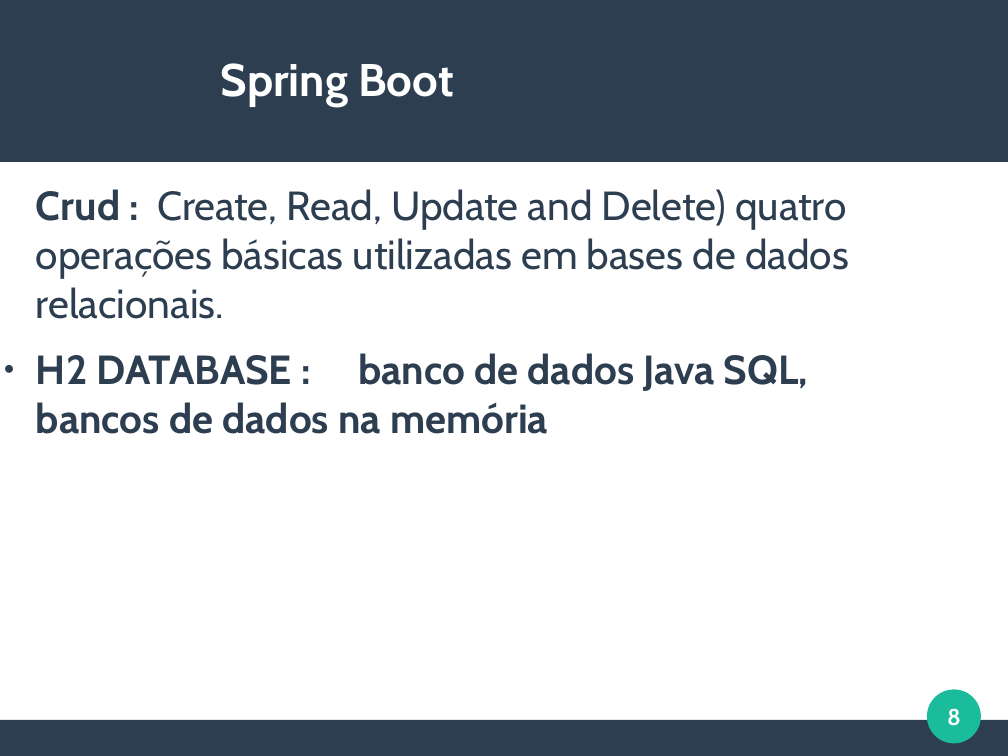
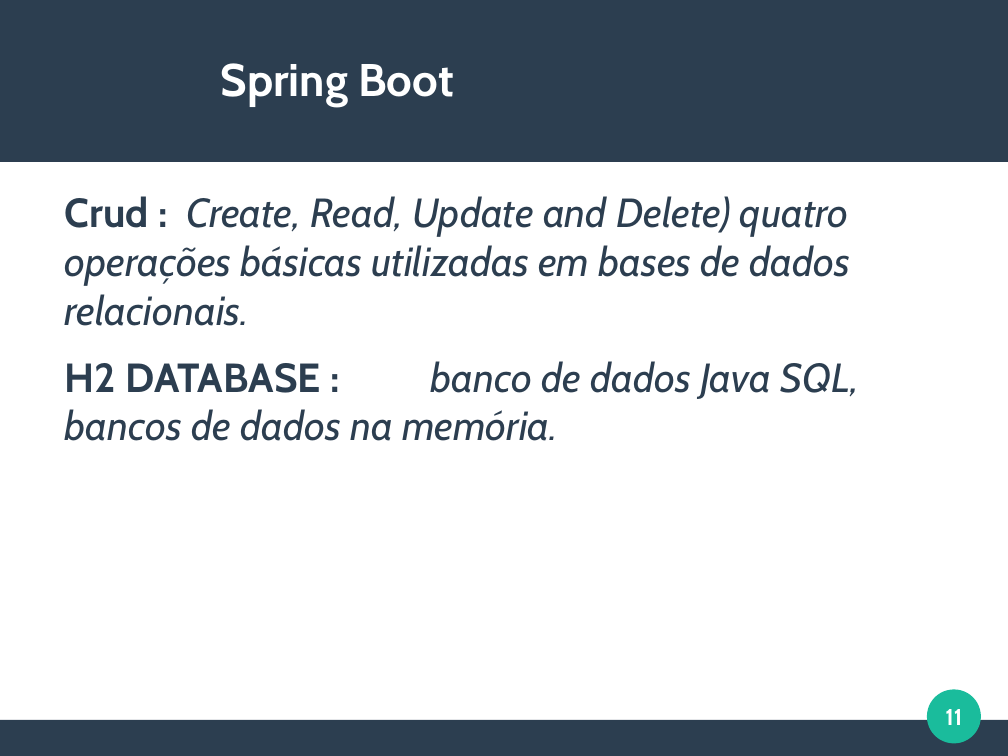
Before and after one commit to viniciusFortti/test, a slide deck: slide 11 of Apresentação/QuartaApresentacaoSpring.odp (slide 8 before the commit). Drawn at 1008x756 pixels with LibreOffice and Linux fonts; fonts in the diff are those of the drawing. Boxes give left, top, right and bottom in pixels: in the first picture for what was removed or moved away, otherwise in the second. Text is boxed around its words. In the diff, an @@ line names an element or a change of style, - is before the commit and + after.

```diff
--- a/Apresentação/QuartaApresentacaoSpring.odp
+++ b/Apresentação/QuartaApresentacaoSpring.odp
@@ text "Crud : Create, Read, Update ...": place and size @@
-text "Crud : Create, Read, Update ..." at (36, 189, 849, 434)
+text "Crud : Create, Read, Update ..." at (65, 196, 858, 441)
@@ text at (65, 196, 851, 326): italic on in "Create, Read, Update and Delete) quatro operações ..." @@
@@ text at (65, 361, 858, 441): text changed; bold off; italic on @@
-● H2 DATABASE : banco de dados Java SQL, bancos de dados na memória
+H2 DATABASE : banco de dados Java SQL, bancos de dados na memória.
@@ page number at (945, 709, 962, 725): text changed @@
-8
+11
```
Also in this commit, not shown: 2 other slides changed, 15 slides added.
